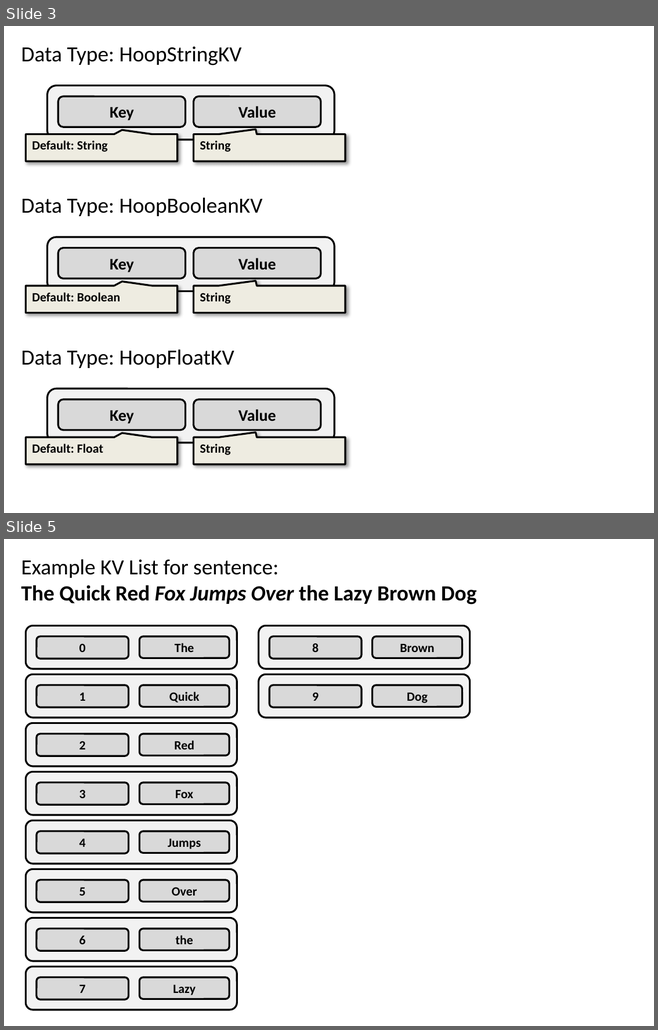
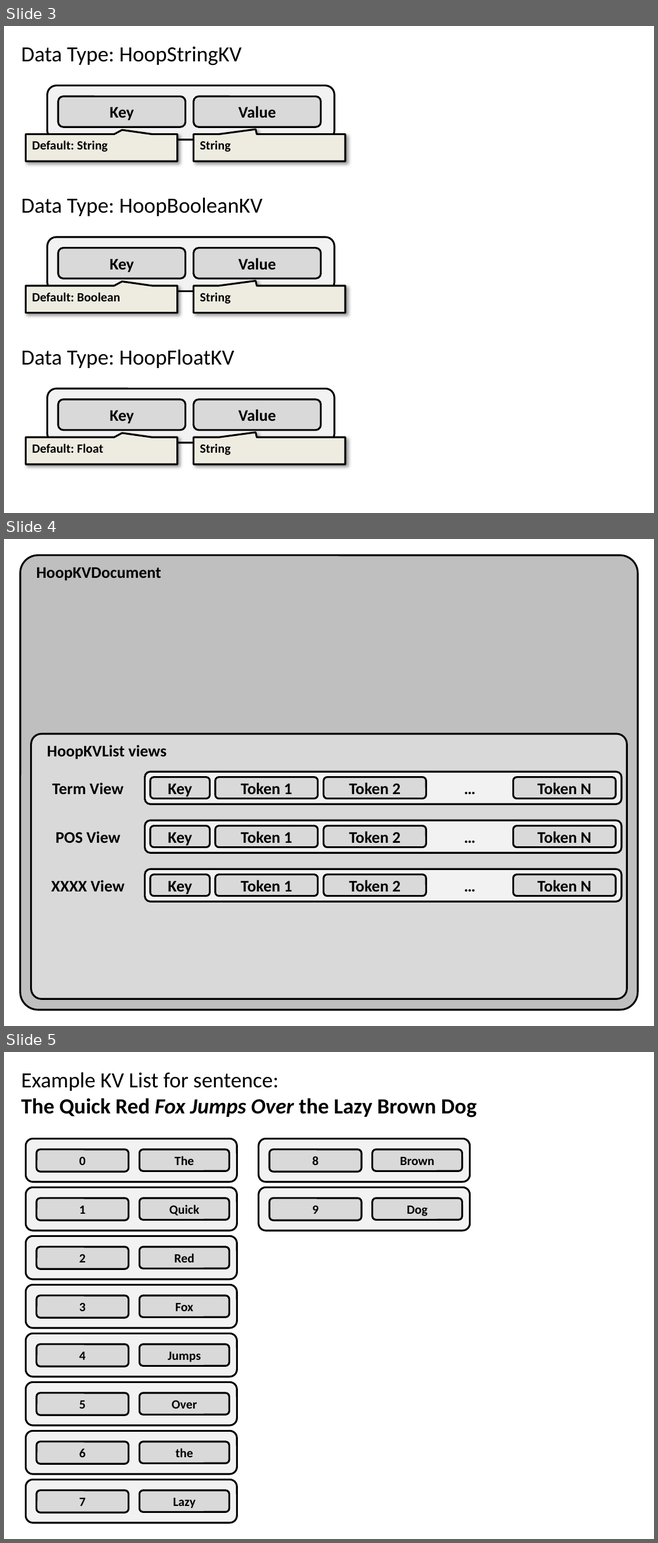
Before and after one commit to Mindtoeye/Hoop, a slide deck: Resources/Documentation/Data-Design.pptx. Shown one above the other, each under a label of ours: slides 3 and 5 before the commit, slides 3, 4 and 5 after it; the slides between them are not shown. The pictures are 658x1030 and 658x1543 pixels, drawn with LibreOffice and Linux fonts; fonts in the diff are those of the drawing. Boxes give left, top, right and bottom in pixels: in the first picture for what was removed or moved away, otherwise in the second. Text is boxed around its words. In the diff, an @@ line names an element or a change of style, - is before the commit and + after.

Commit message:
Finally started adding the Stanford parser. First usage case is the tokenizer, which can now use the standard tokenizer Stanford parser. Not sure where to add the POS transformer yet

```diff
--- a/Resources/Documentation/Data-Design.pptx
+++ b/Resources/Documentation/Data-Design.pptx
@@ slide 4 added at <box>4,539,654,1026</box>, background #FFFFFF @@
@@ rounded rectangle added at <box>20,555,637,1010</box>, fill #BFBFBF, outline #000000 2 pt @@
@@ text added at <box>36,567,161,581</box>, 18 pt, text #000000, bold @@
+HoopKVDocument
@@ rounded rectangle added at <box>31,734,627,999</box>, fill #D9D9D9, outline #000000 2 pt @@
@@ text added at <box>47,745,166,759</box>, 18 pt, text #000000, bold @@
+HoopKVList views
@@ rounded rectangle added at <box>145,772,621,804</box>, fill #F2F2F2, outline #000000 2 pt @@
@@ rounded rectangle added at <box>150,777,210,799</box>, fill #D9D9D9, outline #000000 2 pt, 18 pt, text #000000, bold @@
+Key
@@ rounded rectangle added at <box>215,777,318,799</box>, fill #D9D9D9, outline #000000 2 pt, 18 pt, text #000000, bold @@
+Token 1
@@ rounded rectangle added at <box>324,777,426,799</box>, fill #D9D9D9, outline #000000 2 pt, 18 pt, text #000000, bold @@
+Token 2
@@ text added at <box>437,777,502,799</box>, 18 pt, text #000000, bold @@
+…
@@ rounded rectangle added at <box>513,777,615,799</box>, fill #D9D9D9, outline #000000 2 pt, 18 pt, text #000000, bold @@
+Token N
@@ text added at <box>52,783,123,794</box>, 18 pt, text #000000, bold @@
+Term View
@@ text added at <box>56,831,120,843</box>, 18 pt, text #000000, bold @@
+POS View
@@ rounded rectangle added at <box>145,820,621,853</box>, fill #F2F2F2, outline #000000 2 pt @@
@@ rounded rectangle added at <box>150,826,210,848</box>, fill #D9D9D9, outline #000000 2 pt, 18 pt, text #000000, bold @@
+Key
@@ rounded rectangle added at <box>215,826,318,848</box>, fill #D9D9D9, outline #000000 2 pt, 18 pt, text #000000, bold @@
+Token 1
@@ rounded rectangle added at <box>324,826,426,848</box>, fill #D9D9D9, outline #000000 2 pt, 18 pt, text #000000, bold @@
+Token 2
@@ text added at <box>437,826,502,848</box>, 18 pt, text #000000, bold @@
+…
@@ rounded rectangle added at <box>513,826,615,848</box>, fill #D9D9D9, outline #000000 2 pt, 18 pt, text #000000, bold @@
+Token N
@@ rounded rectangle added at <box>145,869,621,901</box>, fill #F2F2F2, outline #000000 2 pt @@
@@ text added at <box>51,880,124,892</box>, 18 pt, text #000000, bold @@
+XXXX View
@@ rounded rectangle added at <box>150,875,210,896</box>, fill #D9D9D9, outline #000000 2 pt, 18 pt, text #000000, bold @@
+Key
@@ rounded rectangle added at <box>215,875,318,896</box>, fill #D9D9D9, outline #000000 2 pt, 18 pt, text #000000, bold @@
+Token 1
@@ rounded rectangle added at <box>324,875,426,896</box>, fill #D9D9D9, outline #000000 2 pt, 18 pt, text #000000, bold @@
+Token 2
@@ text added at <box>437,875,502,896</box>, 18 pt, text #000000, bold @@
+…
@@ rounded rectangle added at <box>513,875,615,896</box>, fill #D9D9D9, outline #000000 2 pt, 18 pt, text #000000, bold @@
+Token N
```
Also in this commit, not shown: 1 slide removed, 14 other files.
